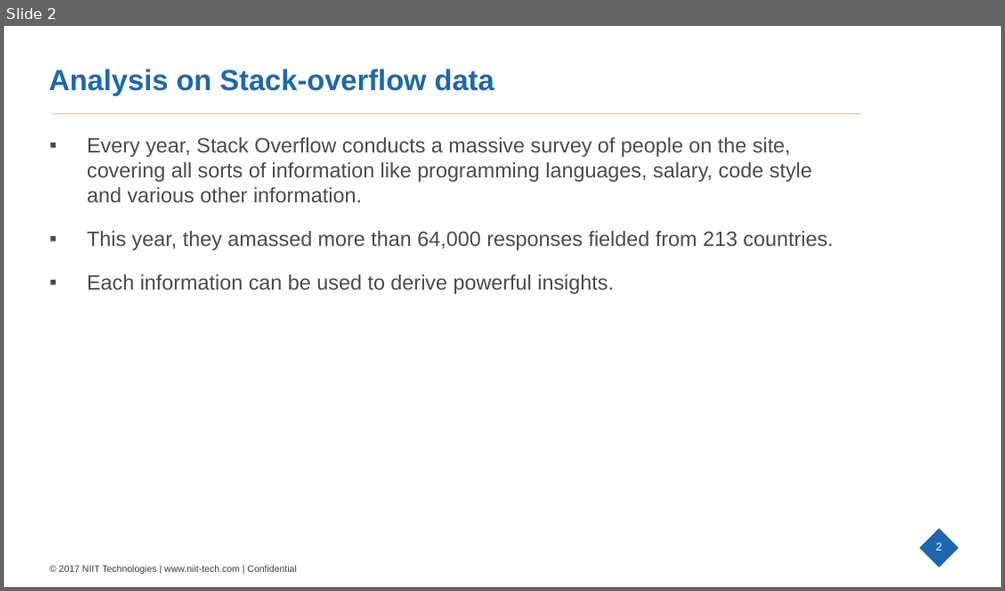
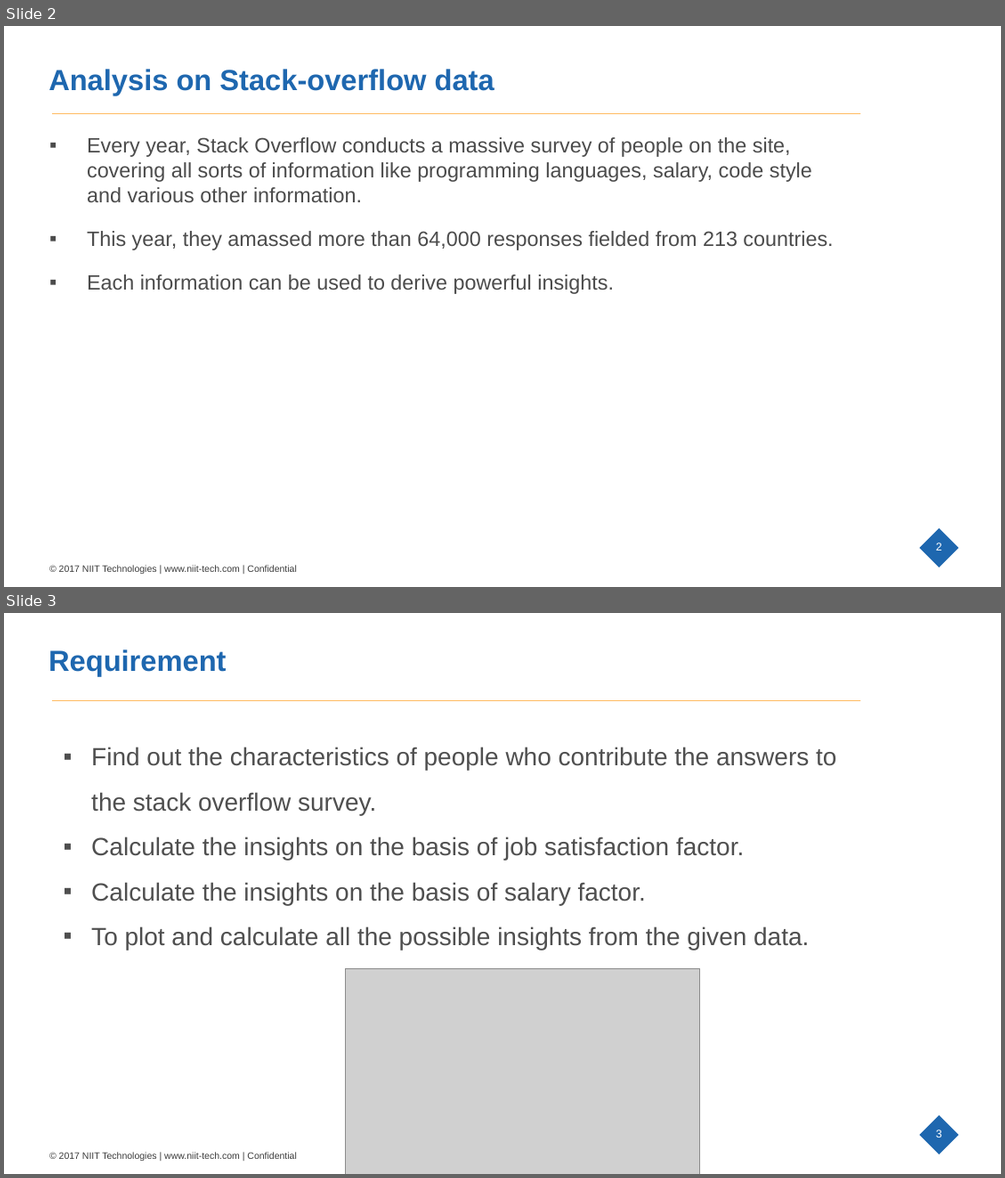
Before and after one commit to vibhortaneja/hackathon, a slide deck: stackoverflow.pptx. Shown one above the other, each under a label of ours: slide 2 before the commit, slides 2 and 3 after it. The pictures are 1005x591 and 1005x1178 pixels, drawn with LibreOffice and Linux fonts; fonts in the diff are those of the drawing; grey boxes stand for pictures; background and template pictures are left out. Boxes give left, top, right and bottom in pixels: in the first picture for what was removed or moved away, otherwise in the second. Text is boxed around its words. In the diff, an @@ line names an element or a change of style, - is before the commit and + after.

Commit message:
stackoverflow ppt

```diff
--- a/stackoverflow.pptx
+++ b/stackoverflow.pptx
@@ slide 3 added at box(4, 613, 1001, 1174), background #FFFFFF; not listed: 4 template elements that a slide beside it also shows @@
@@ text added at box(48, 649, 226, 676), 28 pt, text #1E67AF, bold @@
+Requirement
@@ text added at box(91, 747, 836, 949), 24 pt, text #4F4F4F @@
+▪ Find out the characteristics of people who contribute the answers to the stack overflow survey.
+▪ Calculate the insights on the basis of job satisfaction factor.
+▪ Calculate the insights on the basis of salary factor.
+▪ To plot and calculate all the possible insights from the given data.
@@ picture added at box(346, 968, 700, 1174) @@
```
Also in this commit, not shown: 2 slides changed, 3 other slides added, 5 slides removed.
